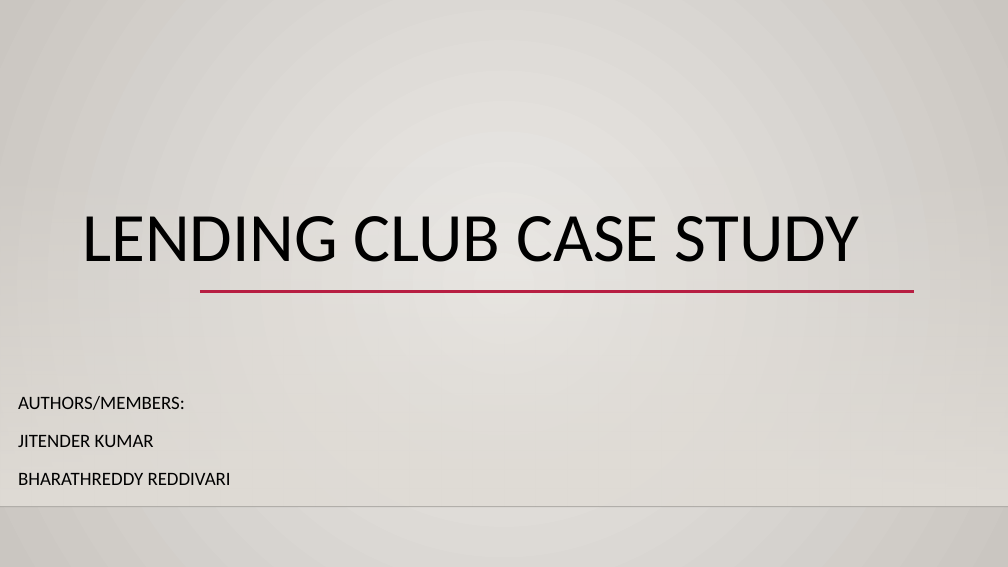
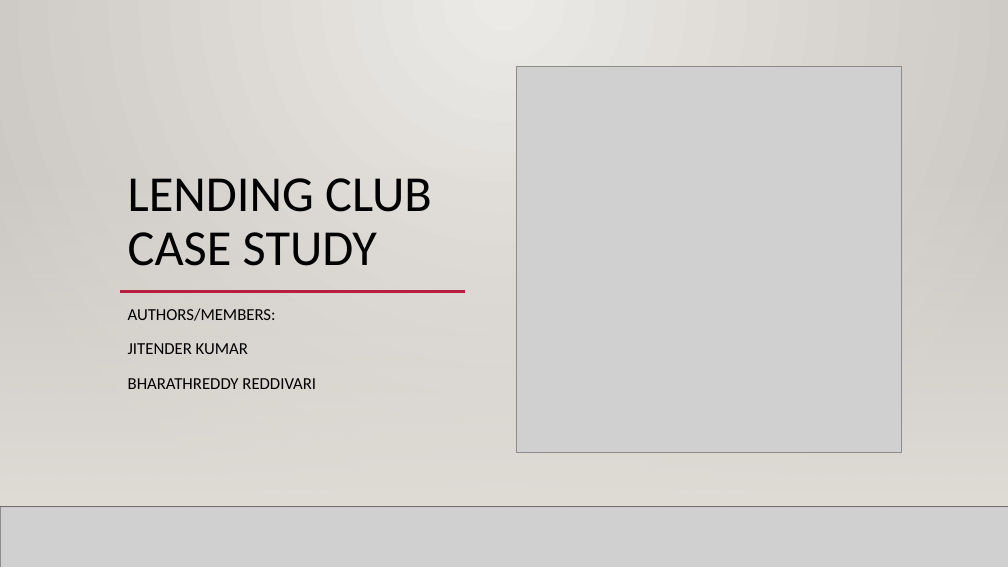
Before and after one commit to jiten-kmar/LendingClubCaseStudy, a slide deck: slide 1 of lending_analysis.pptx. Drawn at 1008x567 pixels with LibreOffice and Linux fonts; fonts in the diff are those of the drawing; grey boxes stand for pictures; background and template pictures are left out. Boxes give left, top, right and bottom in pixels: in the first picture for what was removed or moved away, otherwise in the second. Text is boxed around its words. In the diff, an @@ line names an element or a change of style, - is before the commit and + after.

```diff
--- a/lending_analysis.pptx
+++ b/lending_analysis.pptx
@@ rectangle added at <box>0,0,1008,567</box>, fill gradient #ECEAE7 to #CAC7C1 @@
@@ title "LENDING CLUB CASE STUDY": place and size @@
-title "LENDING CLUB CASE STUDY" at <box>82,216,859,262</box>
+title "LENDING CLUB CASE STUDY" at <box>128,178,432,266</box>
@@ title "LENDING CLUB CASE STUDY" at <box>128,178,432,266</box>: size 66 to 48 pt @@
@@ picture added at <box>516,67,902,452</box> @@
@@ rectangle added at <box>0,167,1008,507</box>, fill gradient #DFDBD5 @@
@@ subtitle "AUTHORS/MEMBERS:": place and size @@
-subtitle "AUTHORS/MEMBERS:" at <box>18,396,231,485</box>
+subtitle "AUTHORS/MEMBERS:" at <box>128,308,316,389</box>
@@ subtitle "AUTHORS/MEMBERS:" at <box>128,308,316,389</box>: size 18 to 16 pt @@
@@ line added from (120, 292) to (465, 292), #B71E42 2.5 pt @@
@@ picture added at <box>0,507,1008,567</box> @@
@@ line added from (0, 507) to (1008, 507), #000001 1 pt @@
```
Also in this commit, not shown: 4 other slides changed, 1 other file.
